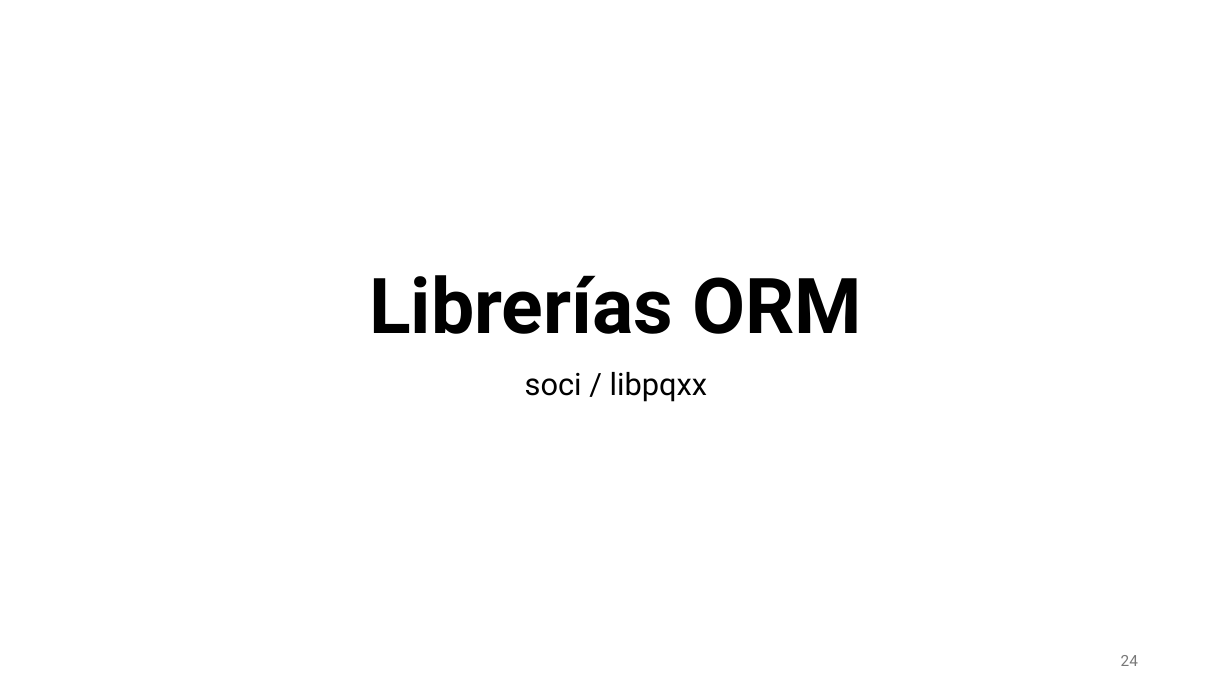
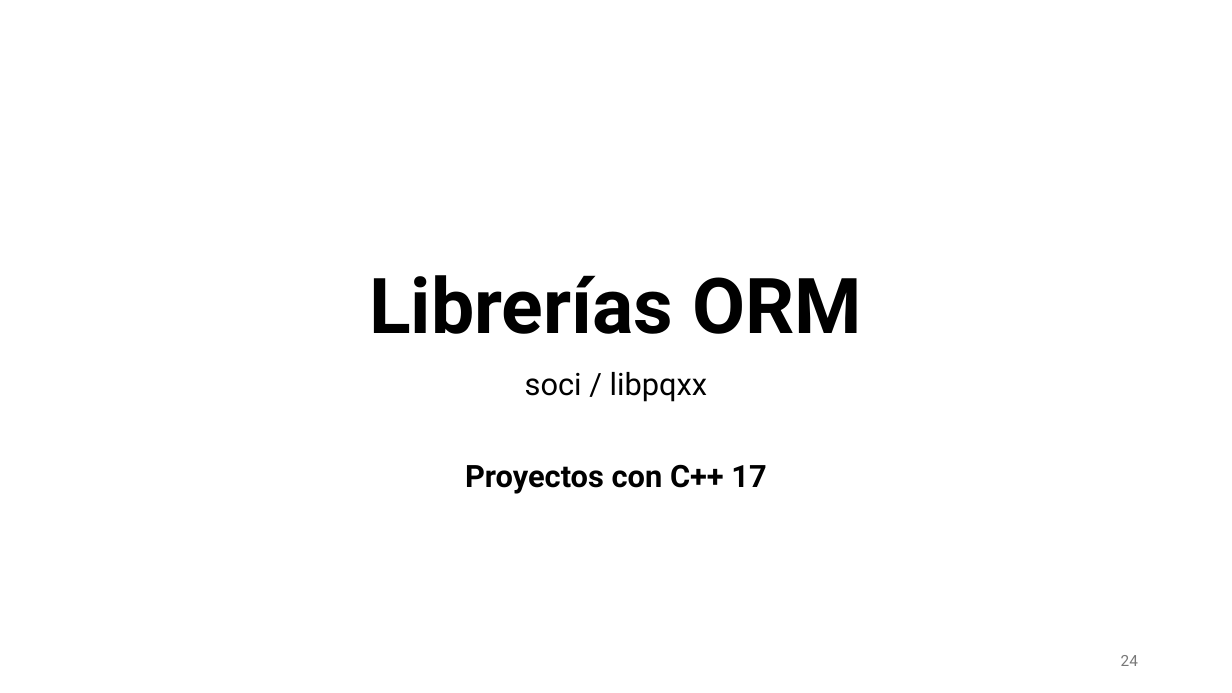
Before and after one commit to aldebarran22/CURSO_CPP_SERVICIOS_30H, a slide deck: slide 24 of doc/4_Gestion_estado_persistencia.pptx. Drawn at 1232x693 pixels with LibreOffice and Linux fonts; fonts in the diff are those of the drawing. Boxes give left, top, right and bottom in pixels: in the first picture for what was removed or moved away, otherwise in the second. Text is boxed around its words. In the diff, an @@ line names an element or a change of style, - is before the commit and + after.

```diff
--- a/doc/4_Gestion_estado_persistencia.pptx
+++ b/doc/4_Gestion_estado_persistencia.pptx
@@ subtitle at <box>465,464,766,494</box>: paragraph added @@
+Proyectos con C++ 17
```
Also in this commit, not shown: 1 other slide changed, 9 slides added, 7 other files.
